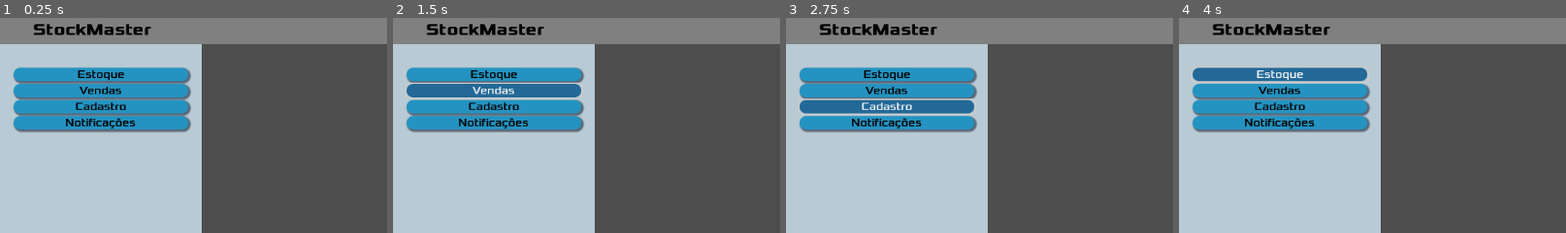
Above: before the commit, frames 1-4 (left to right).
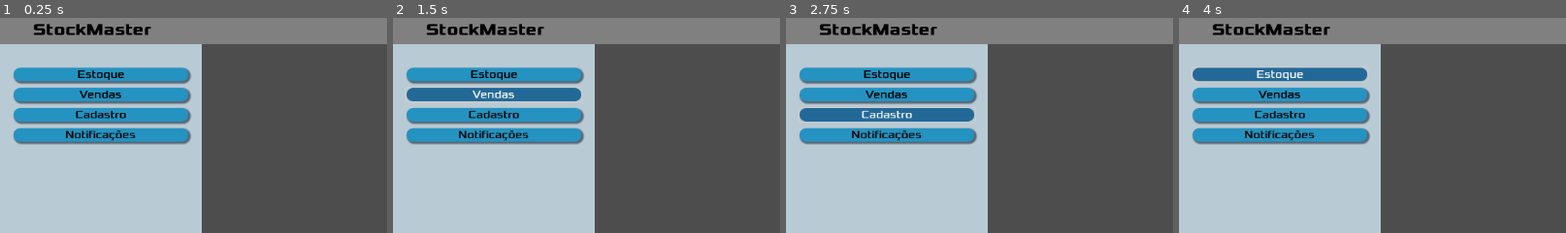
Above: after the commit, the same moments.

Repository: Jeday03/Sistema-De-Inventario-Modeladgem-De-Sistemas
Game: Godot game, scene res://Scenes/DefaultPage2.tscn
Same seed, same stepped clock (60 frames per second), same inputs: the game is played once before the commit and once after it. This scene is started directly instead of the project's main scene.
Inputs:
- Up to frame 1 (0.25 s): no input
- Up to frame 2 (1.5 s): click "Estoque" at 0.5 s; click "Vendas" at 1.25 s
- Up to frame 3 (2.75 s): click "Cadastro" at 2 s
- Up to frame 4 (4 s): click "Notificações" at 2.75 s; click "Estoque" at 3.5 s
The pictures show only the part of the screen within x 0-50%, y 0-50%; the shares and areas given below are measured in that part.

The runs differ from the first frame. In frame 1, 9.1% of the frame differs, in the area x 3-50%, y 30-60%; in frame 2, 9.6%; in frame 3, 10%; in frame 4, 9.1%.

Commit message:
Reimporta pra 4.4

Diff:
--- a/stockmastergodot2/Scenes/DefaultPage2.tscn
+++ b/stockmastergodot2/Scenes/DefaultPage2.tscn
@@ -69,6 +69,7 @@
 [node name="VBoxContainer" type="VBoxContainer" parent="MainFrame/Sidebar/MarginContainer"]
 z_index = 1
 layout_mode = 2
+theme_override_constants/separation = 10
 
 [node name="EstoqueButton" type="Button" parent="MainFrame/Sidebar/MarginContainer/VBoxContainer"]
 layout_mode = 2
--- a/stockmastergodot2/project.godot
+++ b/stockmastergodot2/project.godot
@@ -12,7 +12,7 @@
 
 config/name="StockMasterGodot2"
 run/main_scene="res://Scenes/TelaInicial.tscn"
-config/features=PackedStringArray("4.3", "Mobile")
+config/features=PackedStringArray("4.4", "Mobile")
 config/icon="res://icon.svg"
 
 [debug]
Not shown, changed: stockmastergodot2/GodotFont/fonts/architect-s-daughter/ArchitectsDaughter.ttf.import
Not shown, changed: stockmastergodot2/GodotFont/fonts/cmu-typewriter/Typewriter/cmunit.ttf.import
Not shown, changed: stockmastergodot2/GodotFont/fonts/cmu-typewriter/Typewriter/cmuntb.ttf.import
Not shown, changed: stockmastergodot2/GodotFont/fonts/cmu-typewriter/Typewriter/cmuntt.ttf.import
Not shown, changed: stockmastergodot2/GodotFont/fonts/cmu-typewriter/Typewriter/cmuntx.ttf.import
Not shown, changed: stockmastergodot2/GodotFont/fonts/connection/Connection.otf.import
Not shown, changed: stockmastergodot2/GodotFont/fonts/connection/ConnectionBold.otf.import
Not shown, changed: stockmastergodot2/GodotFont/fonts/connection_ii/ConnectionII.otf.import
Not shown, changed: stockmastergodot2/GodotFont/fonts/droid-sans/DroidSans-Bold.ttf.import
Not shown, changed: stockmastergodot2/GodotFont/fonts/droid-sans/DroidSans.ttf.import
Not shown, changed: stockmastergodot2/GodotFont/fonts/kirifont/KiriFont.otf.import
Not shown, changed: stockmastergodot2/GodotFont/fonts/kirifont/KiriFont.ttf.import
(and 37 more such lines)
